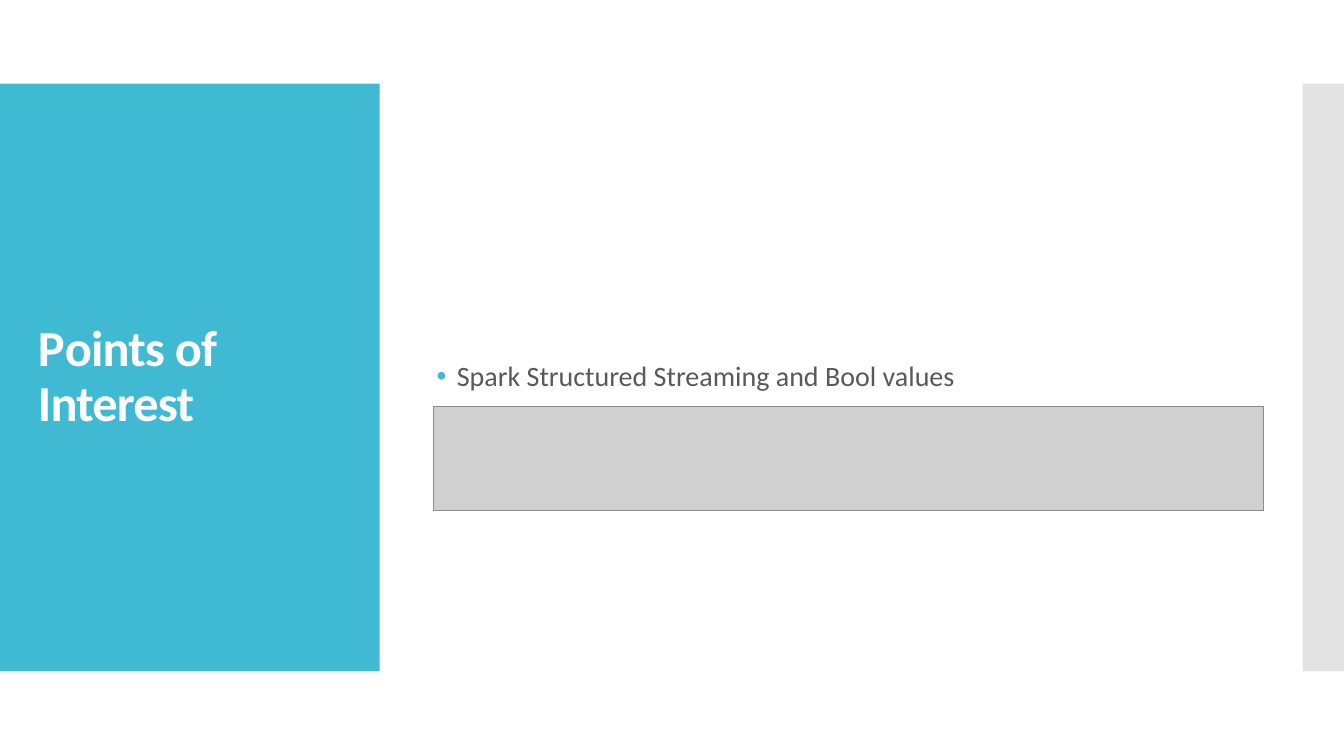
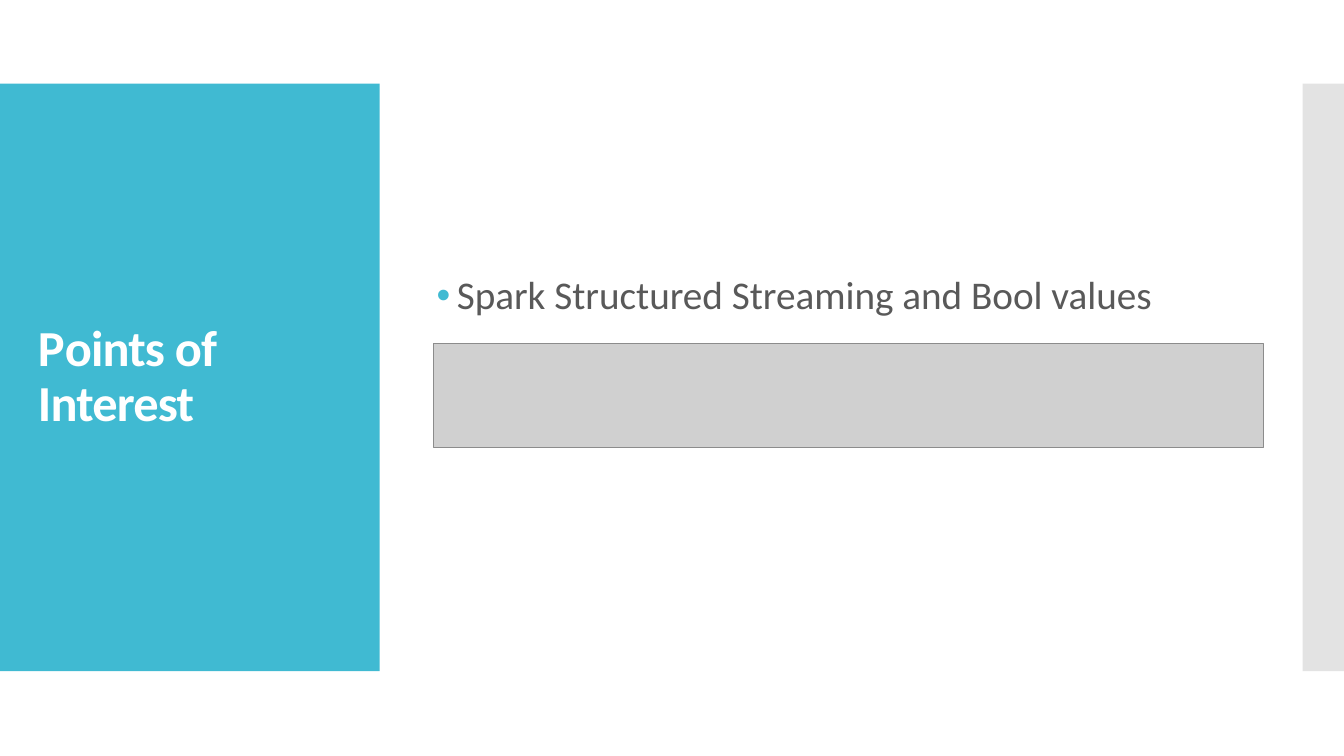
Before and after one commit to livgeni/NayaDE-Final-Project, a slide deck: slide 10 of FinalProjectDesign.pptx. Drawn at 1344x756 pixels with LibreOffice and Linux fonts; fonts in the diff are those of the drawing; grey boxes stand for pictures. Boxes give left, top, right and bottom in pixels: in the first picture for what was removed or moved away, otherwise in the second. Text is boxed around its words. In the diff, an @@ line names an element or a change of style, - is before the commit and + after.

```diff
--- a/FinalProjectDesign.pptx
+++ b/FinalProjectDesign.pptx
@@ text "Spark Structured Streaming and Bool ..." at <box>457,282,1151,316</box>: size 20 to 28 pt @@
@@ picture: place and size @@
-picture at <box>434,406,1263,510</box>
+picture at <box>434,343,1263,447</box>
```
Also in this commit, not shown: 5 other slides changed.
